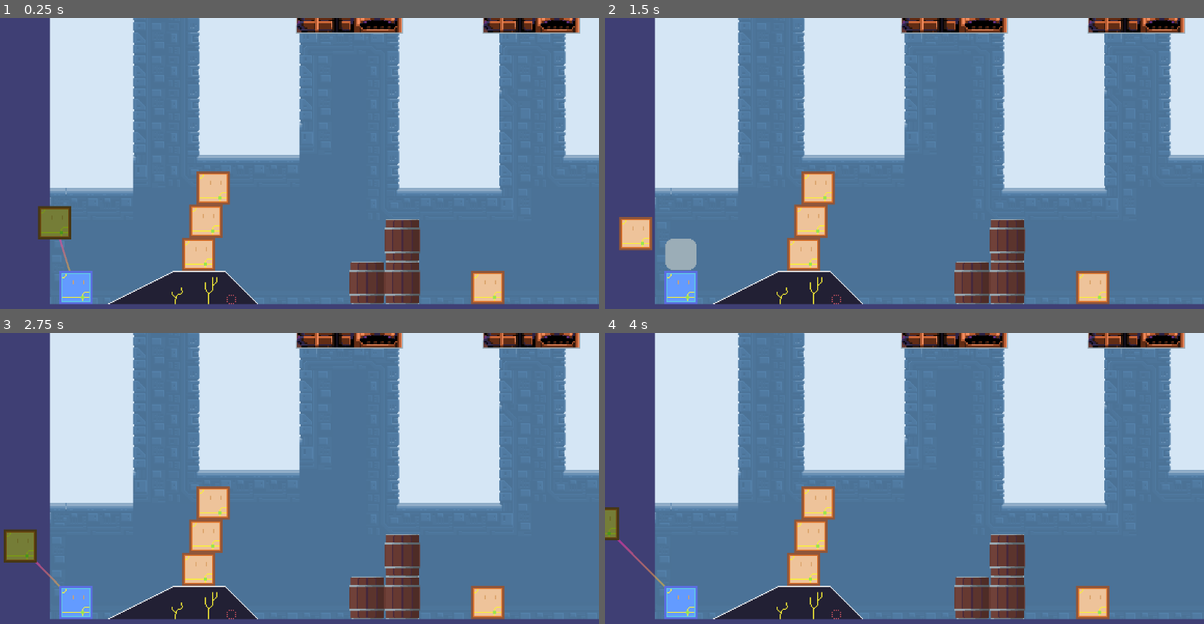
Above: before the commit, frames 1-4 (two rows, left to right).
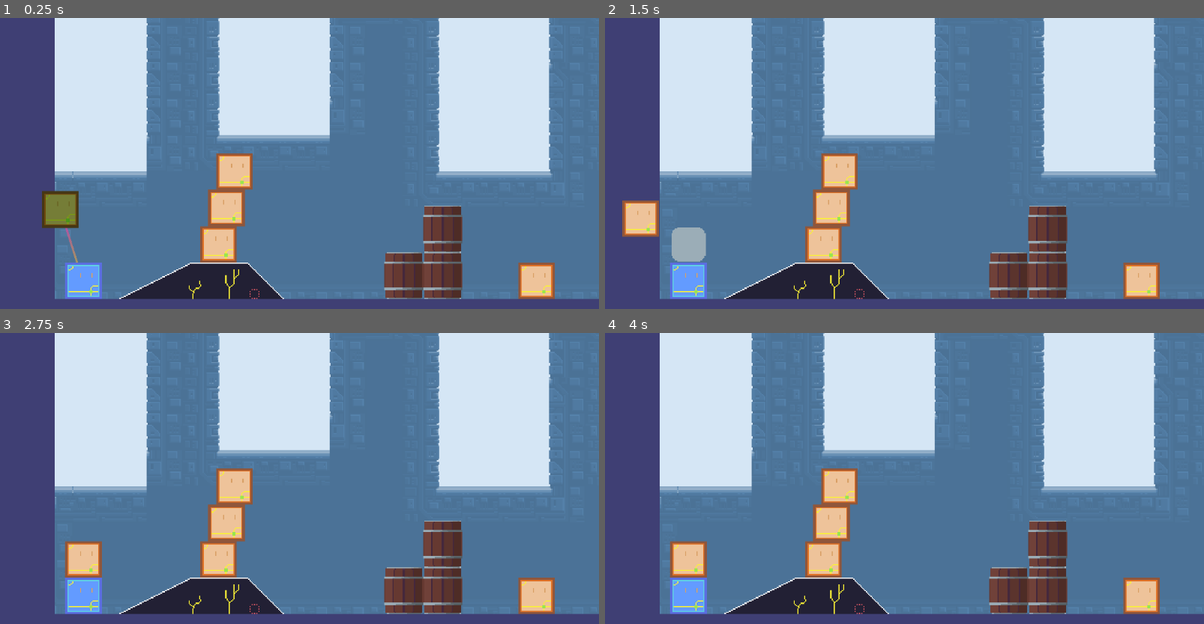
Above: after the commit, the same moments.

Repository: jeffrey-22/cissa-game-jam
Game: Godot game, scene res://scene/level/main_level.tscn
The game is run twice, just before and just after one commit, with the same random seed, the same clock (stepped at 60 frames per second) and the same inputs.
Inputs (mouse positions are in pixels of both pictures, inside the frame that each line leads up to):
- Up to frame 1 (0.25 s): no input
- Up to frame 2 (1.5 s): drag from (682, 288) to (640, 215) at 0.52 s; drag from (616, 207) to (682, 288) at 1.27 s
- Up to frame 3 (2.75 s): move the mouse to (215, 501) at 2.02 s; click (215, 501) at 2.17 s
- Up to frame 4 (4 s): drag from (1090, 603) to (622, 545) at 2.77 s; tap Enter at 3.5 s; drag from (802, 568) to (1090, 603) at 3.52 s

The runs differ from the first frame. In frame 1, 34% of the frame differs, in the area x 6-100%, y 0-99%; in frame 2, 34%; in frame 3, 34%, in the area x 0-100%, y 0-99%; in frame 4, 34%.

Commit message:
level small update

Diff:
--- a/project.godot
+++ b/project.godot
@@ -53,6 +53,12 @@
 2d_physics/layer_3="PlayerTile in floating/dragging state"
 2d_physics/layer_4="Hint square"
 
+[physics]
+
+common/physics_ticks_per_second=120
+common/physics_jitter_fix=0.6
+2d/default_gravity=750.0
+
 [rendering]
 
 textures/canvas_textures/default_texture_filter=0
--- a/scene/camera/camera.gd
+++ b/scene/camera/camera.gd
@@ -16,7 +16,7 @@
 	return player_node.get_average_position()
 
 func _ready() -> void:
-	zoom = Vector2.ONE * 2.0
+	zoom = Vector2.ONE * 2.2
 
 func _process(_delta: float) -> void:
 	position_smoothing_speed = smoothing_speed
--- a/scene/player/player_tile/player_tile.gd
+++ b/scene/player/player_tile/player_tile.gd
@@ -258,7 +258,7 @@
 
 # Threshold for when reached, detach the current tile
 # A hacky solution to prevent some sort of perpetual motion generator
-@export var linear_momentum_detach_threshold = 3000.0
+@export var linear_momentum_detach_threshold = 3500.0
 @export var angular_momentum_detach_threshold = 13.0
 
 # Threshold for how far the central tile is to the uncollected tile so that
--- a/scene/static_object/floor_1_platforms.tscn
+++ b/scene/static_object/floor_1_platforms.tscn
@@ -9,7 +9,7 @@
 texture = ExtResource("2_t781n")
 
 [node name="CollisionPolygon2D" type="CollisionPolygon2D" parent="." index="1"]
-polygon = PackedVector2Array(363, -50, 363, -32, 364, -32, 3 …(604 unchanged characters)… 11, -21, 511, -22, 521, -22, 521, -23, 531, -23, 531, -24, 537, -24, 537, -25, 541, -25, 541, -26, 532, -26, 532, -27, 525, -27, 525 …(446 unchanged characters)…
+polygon = PackedVector2Array(363, -50, 363, -32, 364, -32, 3 …(604 unchanged characters)… 11, -21, 511, -22, 521, -22, 521, -23, 525, -23, 525, -24, 532, -24, 532, -25, 533, -25, 533, -26, 532, -26, 532, -27, 525, -27, 525 …(446 unchanged characters)…
 
 [node name="CollisionPolygon2D2" type="CollisionPolygon2D" parent="." index="2"]
 polygon = PackedVector2Array(638, 0, 638, 1, 636, 1, 636, 2, 635, 2, 635, 3, 633, 3, 633, 4, 631, 4, 631, 5, 630, 5, 63 …(2887 unchanged characters)…
--- a/scene/static_object/floor_2_platforms.tscn
+++ b/scene/static_object/floor_2_platforms.tscn
@@ -9,19 +9,19 @@
 texture = ExtResource("2_hqt5g")
 
 [node name="CollisionPolygon2D" type="CollisionPolygon2D" parent="." index="1"]
-polygon = PackedVector2Array(585, -141, 585, -140, 584, -140, 584, -139, 582, -139, 582, -138, 581, -138, 581, -137, 579, -137, 579, -138, 578, -138, 578, -139, 574, -139, 574, -140, 569, -140, 569, -139, 556, -139, 556, -138, 555, -138, 555, -91, 543, -91, 543, -92, 538, -92, 538, -91, 534, -91, 534, -90, 533, -90, 533, -89, 531, -89, 531, -90, 530, -90, 530, -91, 528, -91, 528, -92, 527, -92, 527, -93, 525, -93, 525, -92, 524, -92, 524, -91, 523, -91, 52 …(100 unchanged characters)…
+polygon = PackedVector2Array(585, -141, 585, -140, 569, -140, 569, -139, 556, -139, 556, -138, 555, -138, 555, -92, 524, -92, 524, -91, 523, -91, 52 …(100 unchanged characters)…
 
 [node name="CollisionPolygon2D2" type="CollisionPolygon2D" parent="." index="2"]
 polygon = PackedVector2Array(183, -52, 183, -51, 182, -51, 182, -50, 181, -50, 181, 25, 182, 25, 182, 26, 256, 26, 256, 25, 257, 25, 257, 13, 256, 13, 256, 12, 255, 12, 255, 11, 231, 11, 231, -50, 230, -50, 230, -51, 229, -51, 229, -52)
 
 [node name="CollisionPolygon2D3" type="CollisionPolygon2D" parent="." index="3"]
-polygon = PackedVector2Array(-217, -49, -217, -48, -218, -48 …(466 unchanged characters)… 172, -30, -172, -31, -171, -31, -171, -45, -172, -45, -172, -46, -173, -46, -173, -47, -174, -47, -174, -48, -188, -48, -188, -49)
+polygon = PackedVector2Array(-217, -49, -217, -48, -218, -48 …(466 unchanged characters)… 172, -30, -172, -31, -171, -31, -171, -47, -172, -47, -172, -48, -188, -48, -188, -49)
 
 [node name="CollisionPolygon2D4" type="CollisionPolygon2D" parent="." index="4"]
 polygon = PackedVector2Array(418, -38, 418, -37, 417, -37, 417, -36, 415, -36, 415, -35, 413, -35, 413, -34, 412, -34,  …(2113 unchanged characters)…
 
 [node name="CollisionPolygon2D5" type="CollisionPolygon2D" parent="." index="5"]
-polygon = PackedVector2Array(-338, -17, -338, -16, -339, -16 …(618 unchanged characters)… -278, -8, -278, -10, -277, -10, -277, -14, -278, -14, -278, -15, -279, -15, -279, -16, -282, -16, -282, -17, -309, -17, -309, -16, -311, -16, -311, -17)
+polygon = PackedVector2Array(-338, -17, -338, -16, -339, -16 …(618 unchanged characters)… -278, -8, -278, -10, -277, -10, -277, -15, -276, -15, -276, -16, -277, -16, -277, -17, -278, -17, -278, -16, -279, -16, -279, -17, -309, -17, -309, -16, -311, -16, -311, -17)
 
 [node name="CollisionPolygon2D6" type="CollisionPolygon2D" parent="." index="6"]
 polygon = PackedVector2Array(-596, -16, -596, 160, -579, 160, -579, 159, -578, 159, -578, 156, -579, 156, -579, 155, -5 …(2061 unchanged characters)…
@@ -30,4 +30,4 @@
 polygon = PackedVector2Array(-64, 28, -64, 29, -67, 29, -67, 30, -68, 30, -68, 31, -69, 31, -69, 32, -70, 32, -70, 33,  …(357 unchanged characters)…
 
 [node name="CollisionPolygon2D8" type="CollisionPolygon2D" parent="." index="8"]
-polygon = PackedVector2Array(-402, 29, -402, 30, -403, 30, - …(192 unchanged characters)… 3, 55, -413, 61, -414, 61, -414, 63, -416, 63, -416, 64, -417, 64, -417, 68, -418, 68, -418, 69, -419, 69, -419, 70, -445, 70, -445, 71, -449, 71, -449, 72, -451, 72, -451, 73, -452, 73, -452, 74, -456, 74, -456, 75, -459, 75, -459, 76, -460, 76, -460, 81, -459, 81, -459, 88, -458, 88, -458, 89, -459, 89, -459, 91, -460, 91, -460, 94, -459, 94, -459, 95, -458, 95, -458, 96, -457, 96, -457, 97, -455, 97, -455, 98, -452, 98, -452, 99, -447, 99, -447, 100, -443, 100, -443, 101, -440, 101, -440, 102, -436, 102, -436, 103, -434, 103, -434, 104, -430, 104, -430, 105, -427, 105, -427, 106, -426, 106, -426, 107, -421, 107, -421, 108, -420, 108, -420, 109, -401, 109, -401, 112, -400, 112, -400, 113, -401, …(1923 unchanged characters)…
+polygon = PackedVector2Array(-402, 29, -402, 30, -403, 30, - …(192 unchanged characters)… 3, 55, -413, 61, -414, 61, -414, 63, -415, 63, -415, 64, -416, 64, -416, 67, -417, 67, -417, 68, -418, 68, -418, 69, -419, 69, -419, 70, -445, 70, -445, 71, -449, 71, -449, 72, -451, 72, -451, 73, -452, 73, -452, 74, -456, 74, -456, 75, -459, 75, -459, 76, -460, 76, -460, 81, -459, 81, -459, 88, -458, 88, -458, 89, -459, 89, -459, 91, -460, 91, -460, 94, -459, 94, -459, 95, -458, 95, -458, 96, -457, 96, -457, 97, -455, 97, -455, 98, -452, 98, -452, 99, -447, 99, -447, 100, -443, 100, -443, 101, -440, 101, -440, 102, -436, 102, -436, 103, -434, 103, -434, 104, -430, 104, -430, 105, -426, 105, -426, 106, -420, 106, -420, 107, -401, 107, -401, 112, -400, 112, -400, 113, -401, …(1923 unchanged characters)…
Binary file changed: asset/self_made/graphic/object/floor_1_platforms.png
Binary file changed: asset/self_made/graphic/object/floor_2_platforms.png
Not shown, added: export_presets.cfg
